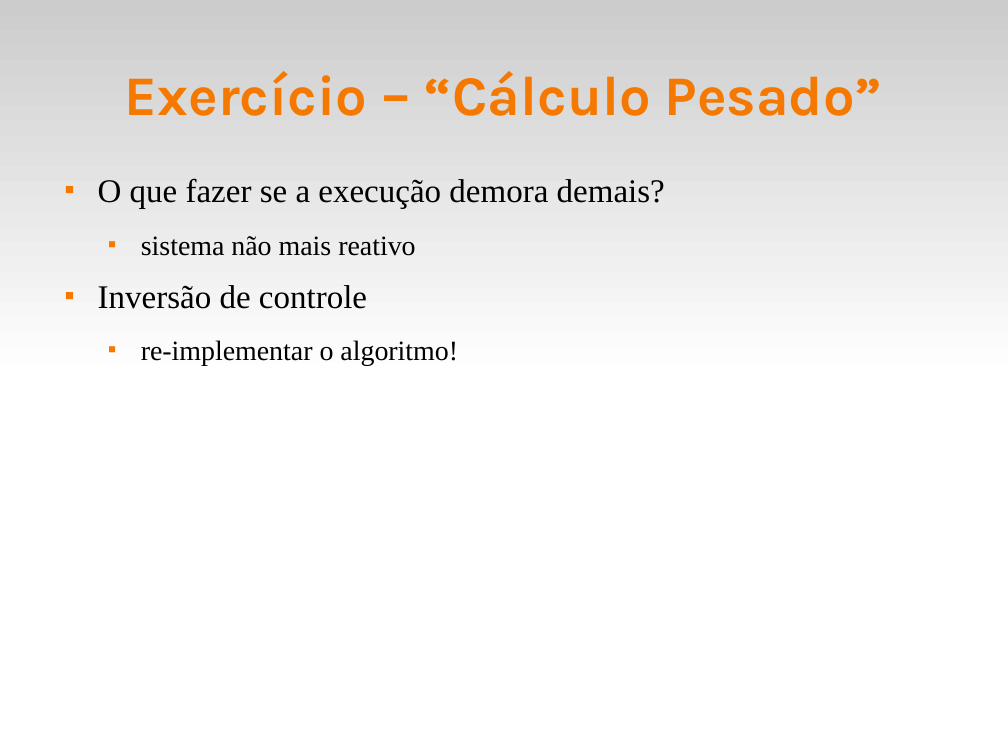
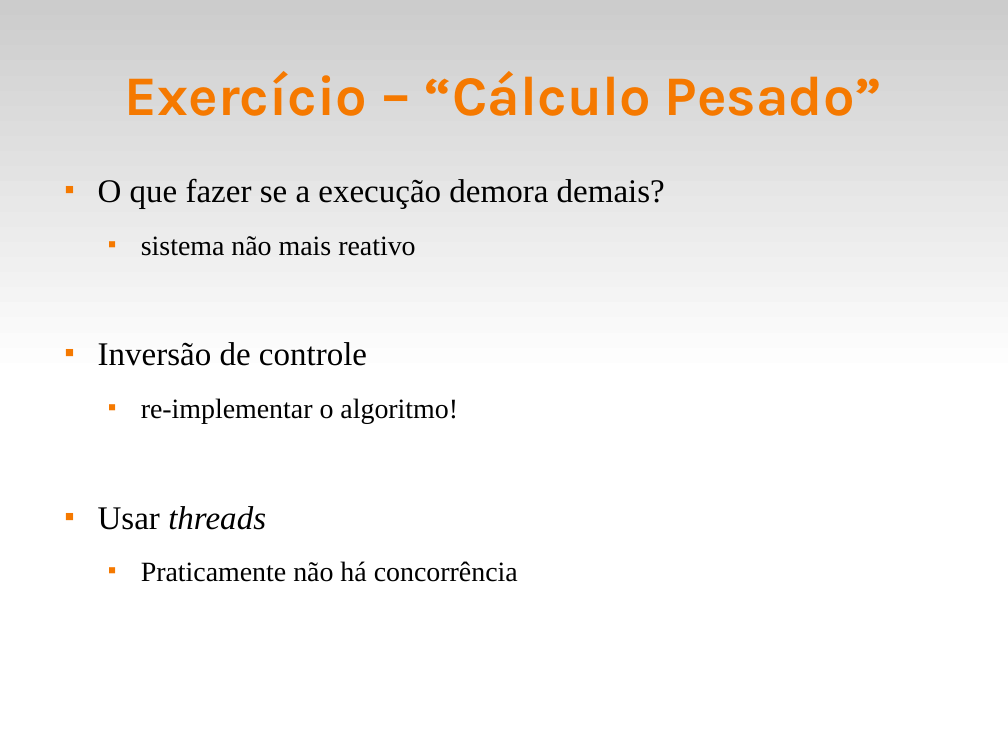
Before and after one commit to fsantanna-uerj/reativos, a slide deck: slide 33 of slides/03_modelos.odp (slide 30 before the commit). Drawn at 1008x756 pixels with LibreOffice and Linux fonts; fonts in the diff are those of the drawing. Boxes give left, top, right and bottom in pixels: in the first picture for what was removed or moved away, otherwise in the second. Text is boxed around its words. In the diff, an @@ line names an element or a change of style, - is before the commit and + after.

Commit message:
(+) Slide "Modelos de Concorrência" (+) Tarefa 3

```diff
--- a/slides/03_modelos.odp
+++ b/slides/03_modelos.odp
@@ text at (98,506,518,582): paragraphs added @@
+■ Usar threads
+  ■ Praticamente não há concorrência
```
Also in this commit, not shown: 14 other slides changed, 9 slides added, 1 slide removed, 5 other files.
